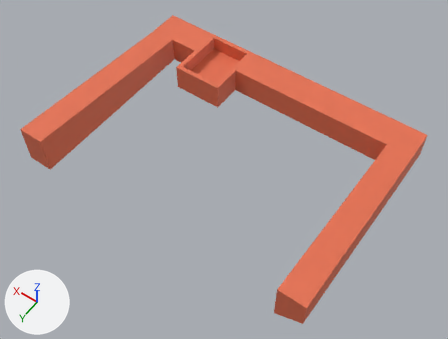
What one commit did to the FBX model Assets/Objects/CustomerCounter.fbx.
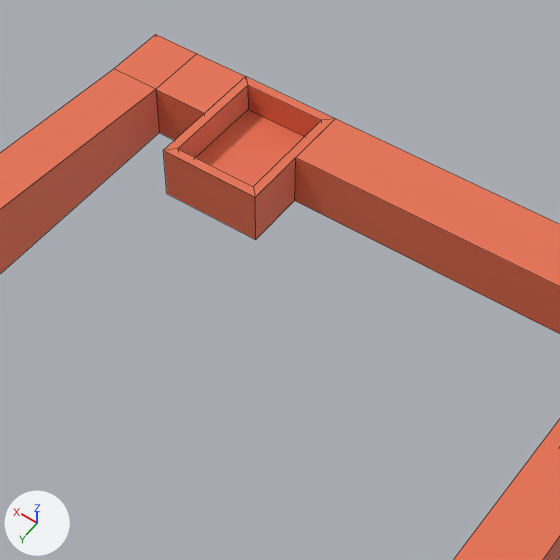
Old and new are each drawn whole from a camera (50 mm lens) standing at (-8.53, 8.04, 14.52) and looking at (-0.41, -3.34, -3.36) and again close up on the part from 23% to 79% of the width and 0% to 74% of the height. Lighting does not change. The marker at lower left points along +X, +Y and +Z. The close-ups show mesh edges as thin lines. Vertices at the same position are counted once.
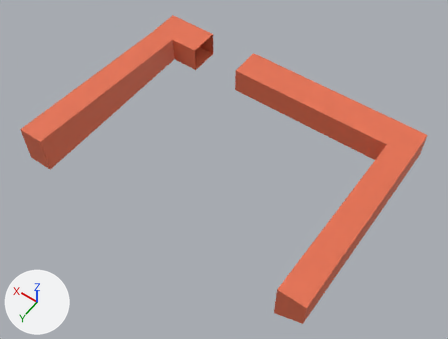
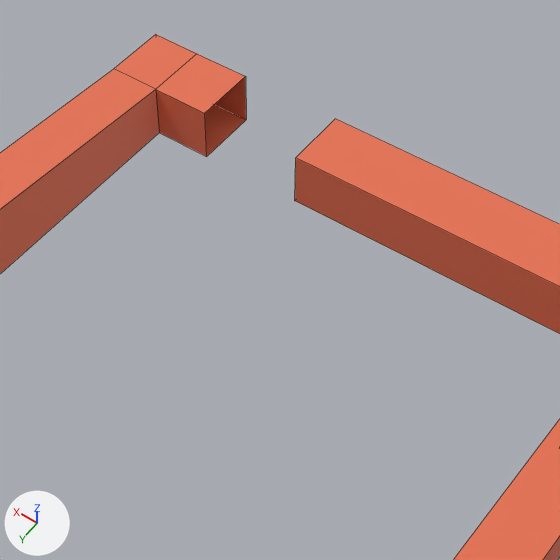
Boxes (x1, y1, x2, y2) around the edits, measured in the close-ups (560 x 560 px):
part 1 of me_cube_001, deleted (red)
    before: (163, 76, 335, 240)

What the commit changed:
me_cube_001 is used by ob_cube_002; location (-0.01, -6.18, -2.91).
me_cube_001 had 46 vertices, 40 faces and spanned x -5.88..5.88, y -2.17..6.45, z -0.63..0.95.
me_cube_001 now has 32 vertices, 26 faces and spans x -5.88..5.88, y -2.17..6.45, z -0.63..0.95.
Part 1, on me_cube_001:
14 vertices are removed from x 1.71..3.74, y -2.17..0.31, z -0.63..0.44.
14 faces are deleted.
